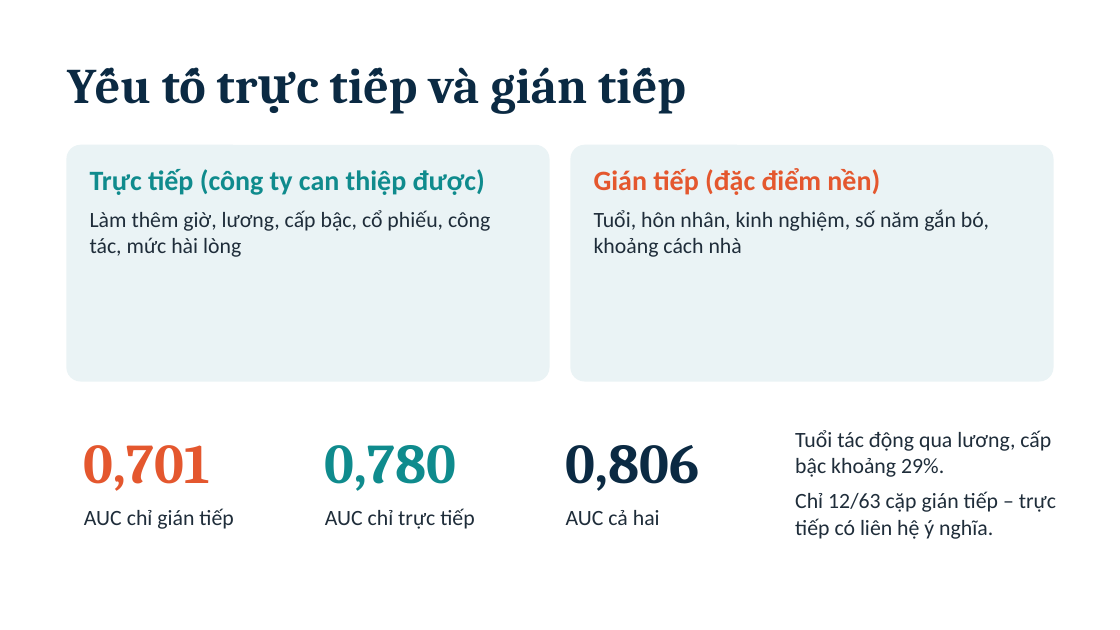
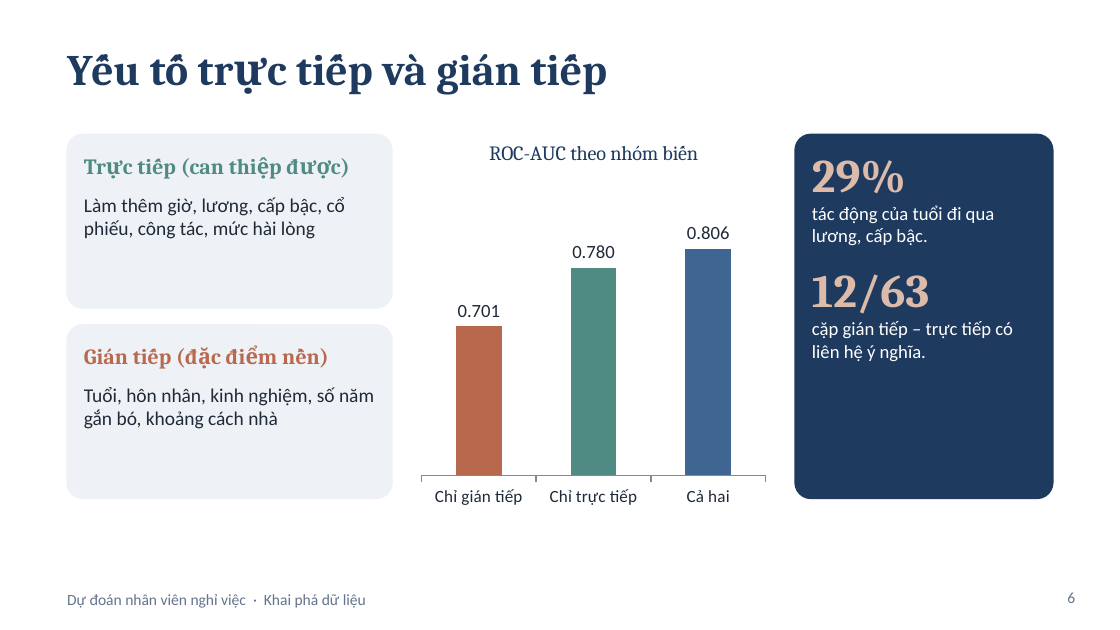
Before and after one commit to truong123123/DuDoanNghiViec_KhaiPhaDuLieu, a slide deck: slide 6 of ThuyetTrinh_DuDoanNghiViec.pptx (slide 4 before the commit). Drawn at 1120x630 pixels with LibreOffice and Linux fonts; fonts in the diff are those of the drawing. Boxes give left, top, right and bottom in pixels: in the first picture for what was removed or moved away, otherwise in the second. Text is boxed around its words. In the diff, an @@ line names an element or a change of style, - is before the commit and + after.

```diff
--- a/ThuyetTrinh_DuDoanNghiViec.pptx
+++ b/ThuyetTrinh_DuDoanNghiViec.pptx
@@ text "Yếu tố trực tiếp và ...": place and size @@
-text "Yếu tố trực tiếp và ..." at bbox=[90, 67, 698, 195]
+text "Yếu tố trực tiếp và ..." at bbox=[84, 54, 991, 364]
@@ text "Yếu tố trực tiếp và ..." at bbox=[84, 54, 991, 364]: size 32 to 28 pt, text colour #0B2A43 to #1E3A5F @@
@@ text at bbox=[490, 67, 880, 195]: paragraph removed @@
-Gián tiếp (đặc điểm nền)
@@ rounded rectangle removed at bbox=[67, 146, 549, 381] @@
@@ rounded rectangle added at bbox=[67, 134, 392, 308], fill #EEF2F6, outline #EEF2F6 1 pt @@
@@ column chart added at bbox=[414, 123, 773, 515] @@
+title "ROC-AUC theo nhóm biến"
+categories: Chỉ gián tiếp, Chỉ trực tiếp, Cả hai
+Series 1: 0.701, 0.78, 0.806
@@ rounded rectangle removed at bbox=[571, 146, 1053, 381] @@
@@ rounded rectangle added at bbox=[795, 134, 1053, 498], fill #1E3A5F, outline #1E3A5F 1 pt @@
@@ text at bbox=[200, 169, 485, 195]: paragraph removed @@
-Trực tiếp (công ty can thiệp được)
@@ text at bbox=[812, 160, 1013, 361]: text changed; size 14 to 12 pt; text colour #1F2D3A to #FFFFFF @@
-Tuổi tác động qua lương, cấp bậc khoảng 29%.
-Chỉ 12/63 cặp gián tiếp – trực tiếp có liên hệ ý nghĩa.
+29%
+tác động của tuổi đi qua lương, cấp bậc.
+12/63
+cặp gián tiếp – trực tiếp có liên hệ ý nghĩa.
@@ text "Làm thêm giờ, lương, cấp ...": place and size @@
-text "Làm thêm giờ, lương, cấp ..." at bbox=[90, 169, 490, 257]
+text "Làm thêm giờ, lương, cấp ..." at bbox=[84, 197, 345, 239]
@@ text "Làm thêm giờ, lương, cấp ..." at bbox=[84, 197, 345, 239]: size 14 to 12.5 pt, text colour #1F2D3A to #1F2937; less space between paragraphs @@
@@ rounded rectangle added at bbox=[67, 325, 392, 498], fill #EEF2F6, outline #EEF2F6 1 pt @@
@@ text "Tuổi, hôn nhân, kinh nghiệm, ..." at bbox=[84, 387, 374, 429]: size 14 to 12.5 pt, text colour #1F2D3A to #1F2937; less space between paragraphs @@
@@ text "Tuổi, hôn nhân, kinh nghiệm, ...": place and size @@
-text "Tuổi, hôn nhân, kinh nghiệm, ..." at bbox=[490, 67, 989, 257]
+text "Tuổi, hôn nhân, kinh nghiệm, ..." at bbox=[84, 387, 374, 429]
@@ rounded rectangle removed at bbox=[67, 409, 291, 560] @@
@@ rounded rectangle removed at bbox=[308, 409, 532, 560] @@
@@ rounded rectangle removed at bbox=[549, 409, 773, 560] @@
@@ text removed at bbox=[84, 445, 210, 491] @@
-0,701
@@ text removed at bbox=[325, 445, 456, 491] @@
-0,780
@@ text removed at bbox=[566, 445, 700, 491] @@
-0,806
@@ text removed at bbox=[84, 508, 233, 529] @@
-AUC chỉ gián tiếp
@@ text removed at bbox=[325, 508, 474, 529] @@
-AUC chỉ trực tiếp
@@ text added at bbox=[461, 489, 522, 505], 14 pt, text #B8694D, bold @@
+Gián tiếp (đặc điểm nền)
@@ text added at bbox=[576, 489, 637, 505], 14 pt, text #4F8A83, bold @@
+Trực tiếp (can thiệp được)
@@ text removed at bbox=[566, 510, 660, 525] @@
-AUC cả hai
@@ text added at bbox=[67, 594, 366, 608], 10 pt, text #64748B @@
+Dự đoán nhân viên nghỉ việc · Khai phá dữ liệu
@@ page number added at bbox=[1067, 592, 1075, 603], 10 pt, text #64748B @@
+6
```
Also in this commit, not shown: 7 other slides changed, 3 slides added.
